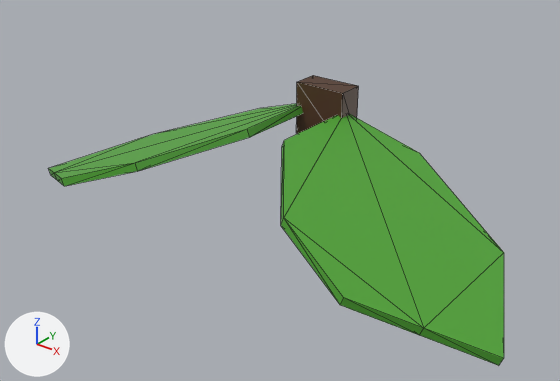
Before and after pictures for a commit that changed the glTF model assets/models/items/leaf_wings.glb.
Before and after are seen from a 50 mm camera at (0.616, -0.879, 0.509) aimed at (0.032, -0.149, 0.056). The axes (+X, +Y, +Z) are drawn at lower left. The lights are the same throughout. The older version comes first. Mesh edges are drawn as thin lines. Vertices at exactly the same position are counted once.

In view in the first picture: 'leaf_wings_v0'.
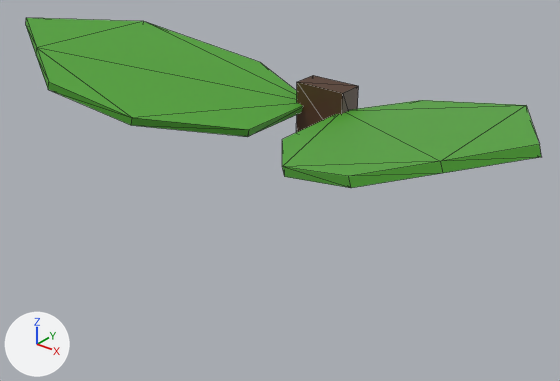
What differs and where, as boxes (x1, y1, x2, y2) in the pictures (560 x 381 px; the box of a moved part takes in the faces that stretch with it):
'leaf_wings_v0', reshaped (13% wider, 41% shorter): before (48, 75, 504, 365); after (26, 18, 541, 188)
part 1 of me_leaf_wings_v0, moved or reshaped: before (48, 104, 303, 186); after (26, 18, 303, 137)
part 2 of me_leaf_wings_v0, moved or reshaped: before (281, 114, 504, 365); after (282, 100, 541, 188)

The change, as a diff of the scene's bpy script:
```diff
--- a/assets/models/items/leaf_wings.glb.py
+++ b/assets/models/items/leaf_wings.glb.py
@@ me_leaf_wings_v0 @@
 # used by ob_leaf_wings_v0; location = (0.0, 0.0, 0.0)
-me_leaf_wings_v0.from_pydata(...)  # 40 vertices, 68 faces; spans x -0.389..0.389, y -0.3..0.02, z -0.016..0.16
+me_leaf_wings_v0.from_pydata(...)  # 40 vertices, 68 faces; spans x -0.395..0.395, y -0.3..0.02, z 0.08..0.238
+# me_leaf_wings_v0 part 1: the loose piece of 16 vertices spanning x -0.389..-0.028, y -0.3..0.02, z -0.016..0.126 is turned 37.2 degrees about the y axis through its middle, then moved by (-0.003, 0.0, 0.121)
+# me_leaf_wings_v0 part 2: the loose piece of 16 vertices spanning x 0.028..0.389, y -0.3..0.02, z -0.016..0.126 is turned -37.2 degrees about the y axis through its middle, then moved by (0.003, 0.0, 0.121)
 me_leaf_wings_v0.materials.append(mat_prop_plain)
```
